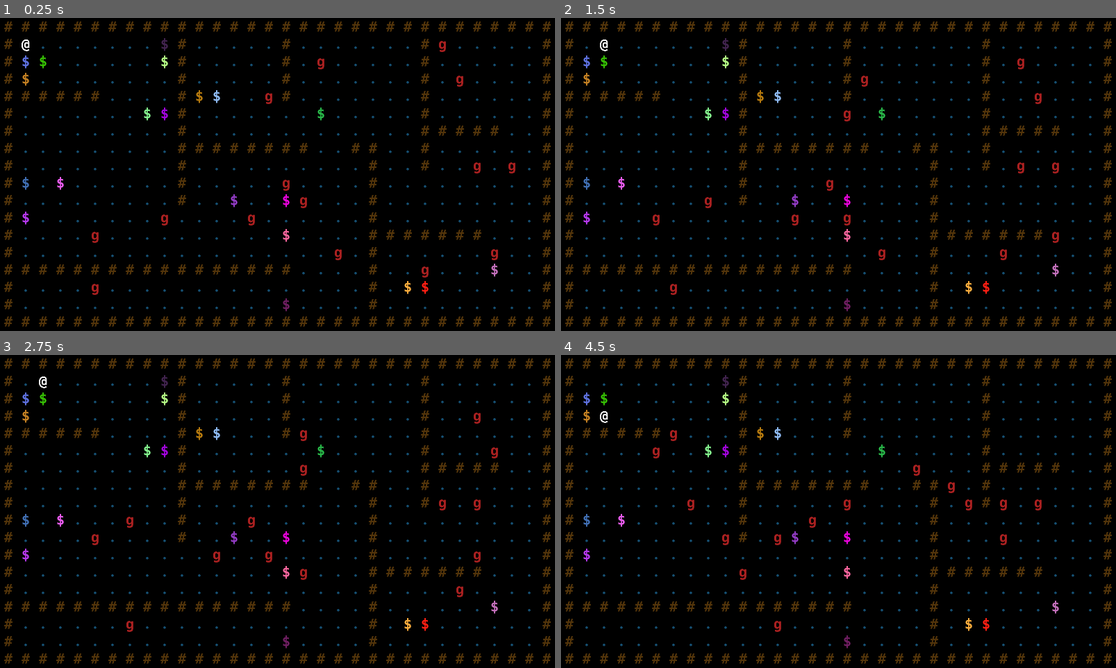
Above: before the commit, frames 1-4 (two rows, left to right).
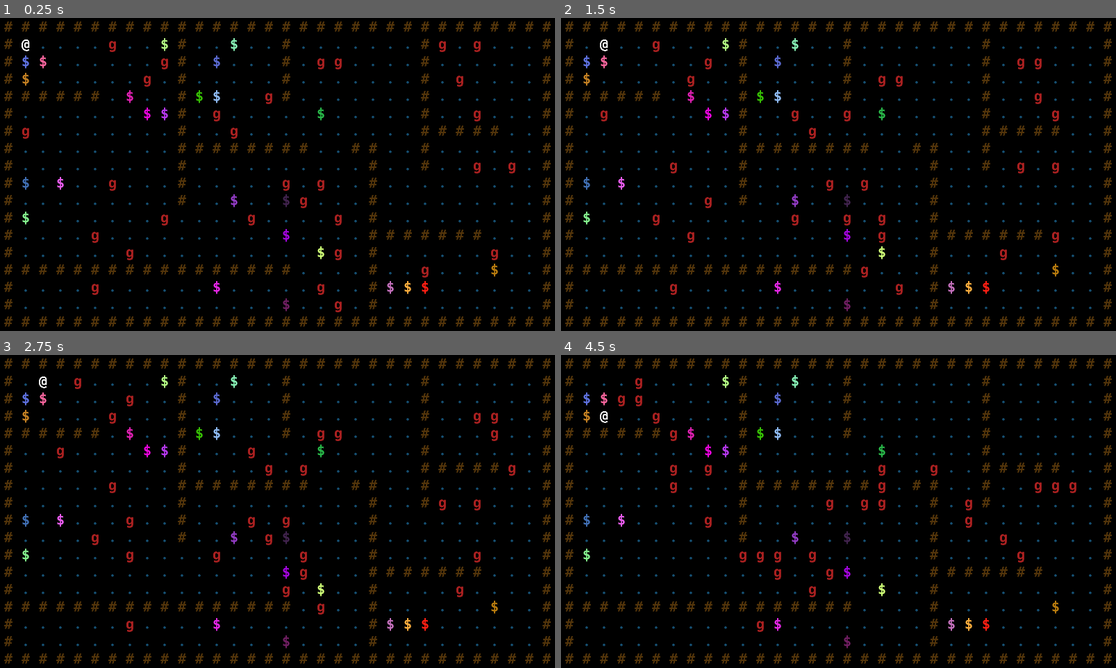
Above: after the commit, the same moments.

Repository: Mizar999/godot-roguelike
Game: Godot game, scene res://scenes/Main.tscn
Two runs of this game, one before a commit and one after it. Both use one fixed random seed, a clock stepped at 60 frames per second and the inputs below.
Inputs:
- Up to frame 1 (0.25 s): no input
- Up to frame 2 (1.5 s): tap Enter at 0.5 s; tap Keypad 6 (e) at 0.6 s; tap Keypad 8 (n) at 0.8, 1.35 s; tap Space at 1.25 s
- Up to frame 3 (2.75 s): tap Keypad 9 (ne) at 1.55, 2.1 s; tap Enter at 2 s; tap Keypad 2 (s) at 2.3 s
- Up to frame 4 (4.5 s): tap Space at 2.75, 4.25 s; tap Keypad 2 (s) at 2.85 s; tap Keypad 3 (se) at 3.05, 3.6 s; tap Enter at 3.5 s; tap Keypad 4 (w) at 3.8, 4.35 s

The runs differ from the first frame. In frame 1, 1.0% of the frame differs, in the area x 4-90%, y 6-95%; in frame 2, 1.1%; in frame 3, 1.2%; in frame 4, 1.8%, in the area x 4-93%, y 6-89%.

Commit message:
Boost performance of pathfinding

Diff:
--- a/godot/game/Game.gd
+++ b/godot/game/Game.gd
@@ -6,23 +6,30 @@
 var actors: Scheduler
 var pathfinder: Pathfinder
 
+#warning-ignore:unused_signal
+signal map_changed
+
 func _init(map_p):
 	actors = Scheduler.new()
 
 	map = map_p
 	pathfinder = Pathfinder.new()
 	pathfinder.initialize_map(map)
+	#warning-ignore:return_value_discarded
+	connect(RL.SIGNAL_MAP_CHANGED, pathfinder, "update_connections")
 
 	player = spawn("actors/player", Vector2(1, 1))
-	for cell in map.get_passable_cells(15):
+	for cell in map.get_passable_cells(30):
 		spawn("actors/goblin", cell)
-	for cell in map.get_passable_cells(20):
+	for cell in map.get_passable_cells(25):
 		spawn("props/statue", cell).get_node("Symbol").self_modulate = Color(randf(), randf(), randf())
 
 func spawn(path: String, cell: Vector2):
 	var entity = RL.database.create_entity(path)
 	entity.cell = cell
 	map.add_entity(entity)
+	if entity.is_in_group(RL.GROUP_BLOCKER):
+		emit_signal(RL.SIGNAL_MAP_CHANGED, [entity.cell])
 	# Cannot check for type 'Actor' with 'entity is Actor', because of cylcic reference
 	# see: https://github.com/godotengine/godot/issues/21461#issuecomment-578860188
 	if entity.has_method("take_turn"):
@@ -30,8 +37,10 @@
 	return entity
 
 func move(actor, cell: Vector2) -> void:
+	var old_cell = actor.cell
 	actor.cell = cell
 	actor.position = map.map_to_world(cell)
+	emit_signal(RL.SIGNAL_MAP_CHANGED, [old_cell, actor.cell])
 
 func main_loop() -> void:
 	var actor
--- a/godot/global/RL.gd
+++ b/godot/global/RL.gd
@@ -27,3 +27,4 @@
 
 const SIGNAL_ACTED = "acted"
 const SIGNAL_EXECUTED = "executed"
+const SIGNAL_MAP_CHANGED = "map_changed"
--- a/godot/map/Map.gd
+++ b/godot/map/Map.gd
@@ -23,8 +23,10 @@
 
 	var used_cells = get_used_cells()
 	used_cells.shuffle()
+	var entity
 	for cell in used_cells:
-		if is_floor_passable(cell) and get_entity_at(cell) == null:
+		entity = get_entity_at(cell)
+		if is_floor_passable(cell) and (!entity or !entity.is_in_group(RL.GROUP_BLOCKER)):
 			result.push_back(cell)
 			if result.size() >= amount:
 				break
--- a/godot/map/Pathfinder.gd
+++ b/godot/map/Pathfinder.gd
@@ -14,34 +14,29 @@
 	astar.clear()
 	_map = map
 	bounds = map.get_used_rect()
-	for cell in map.get_floor_cells():
+	var cells = map.get_floor_cells()
+	for cell in cells:
 		astar.add_point(_get_id(cell), Vector2(cell.x, cell.y))
+	update_connections(cells)
 
-# TODO bad performance, rewrite to only update dirty cells
 func get_path(from: Vector2, to: Vector2):
-	_update_connections(from, to)
+	update_connections([from], to)
 	return astar.get_point_path(_get_id(from), _get_id(to))
 
-func _update_connections(from: Vector2, to: Vector2) -> void:
+func update_connections(cells = [], target = null) -> void:
 	var neighbor
 	var neighbor_id
 	var is_neighbor_passable
 	var cell_id
-	var is_cell_passable
-	for cell in _map.get_floor_cells():
+	for cell in cells:
 		cell_id = _get_id(cell)
-		is_cell_passable = cell == from or !_map.get_entity_at(cell)
 		for x in range(-1, 2):
 			for y in range(-1, 2):
 				neighbor = Vector2(cell.x + x, cell.y + y)
 				neighbor_id = _get_id(neighbor)
 				if neighbor != cell and astar.has_point(neighbor_id):
-					is_neighbor_passable = neighbor == to or !_map.get_entity_at(neighbor)
-					if is_cell_passable and is_neighbor_passable:
-						astar.connect_points(cell_id, neighbor_id, true)
-					elif is_cell_passable:
-						astar.connect_points(neighbor_id, cell_id, false)
-					elif is_neighbor_passable:
+					is_neighbor_passable = !_map.get_entity_at(neighbor) or (target and neighbor == target)
+					if is_neighbor_passable:
 						astar.connect_points(cell_id, neighbor_id, false)
 					else:
 						if astar.are_points_connected(cell_id, neighbor_id):
Not shown, changed: README.md
